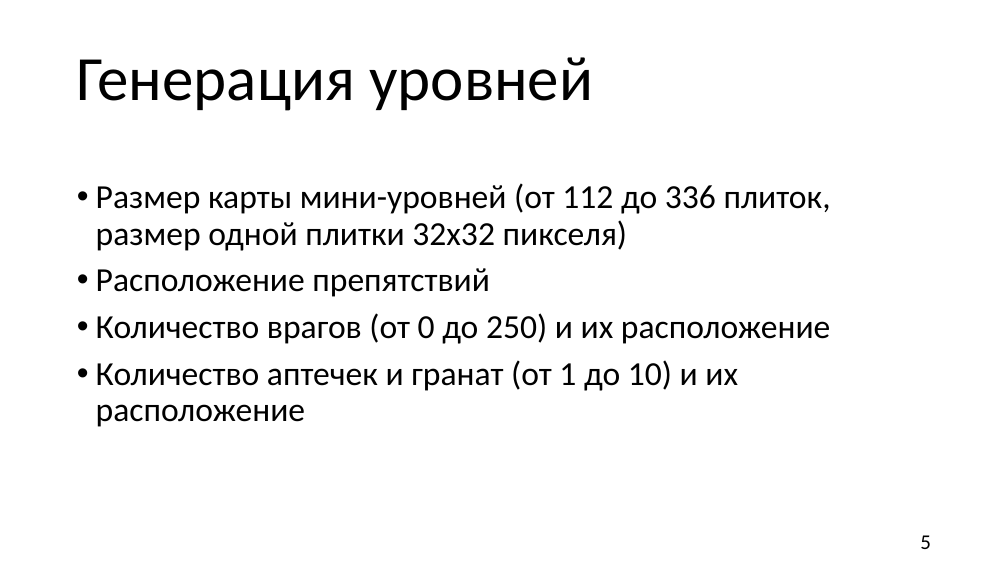
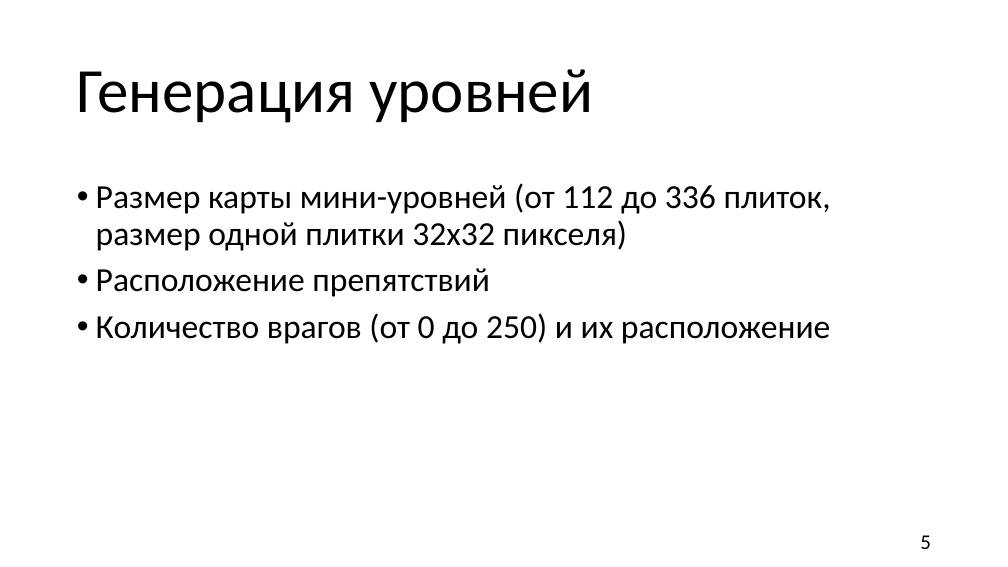
Before and after one commit to TiltInteractive/The-game-Resperation-, a slide deck: slide 5 of Б9121-09.03.03пикд_команда_4_презентация.pptx. Drawn at 1008x567 pixels with LibreOffice and Linux fonts; fonts in the diff are those of the drawing; background and template pictures are left out. Boxes give left, top, right and bottom in pixels: in the first picture for what was removed or moved away, otherwise in the second. Text is boxed around its words. In the diff, an @@ line names an element or a change of style, - is before the commit and + after.

```diff
--- a/Б9121-09.03.03пикд_команда_4_презентация.pptx
+++ b/Б9121-09.03.03пикд_команда_4_презентация.pptx
@@ title "Генерация уровней": place and size @@
-title "Генерация уровней" at [77, 57, 593, 111]
+title "Генерация уровней" at [77, 69, 593, 123]
@@ text at [96, 360, 738, 427]: paragraph removed @@
-• Количество аптечек и гранат (от 1 до 10) и их расположение
```
Also in this commit, not shown: 7 other slides changed, 2 slides removed, 1 other file.
